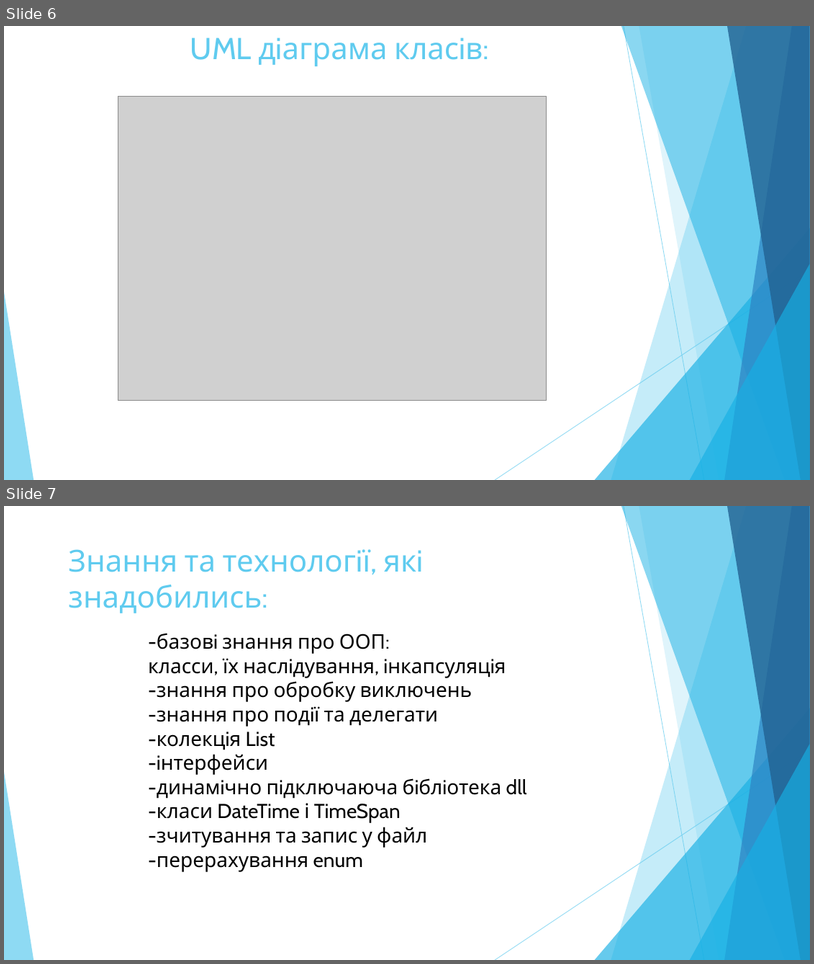
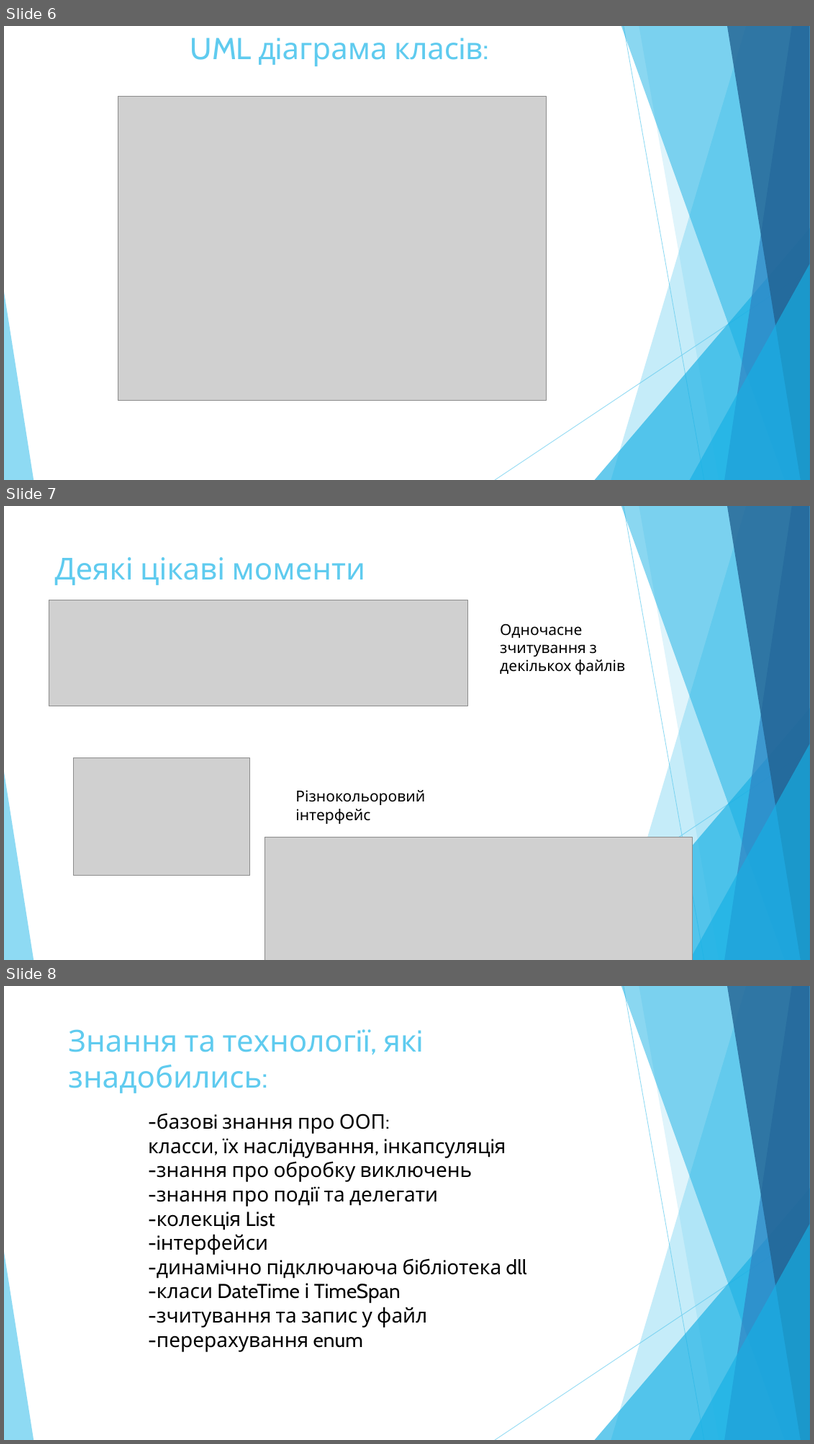
Before and after one commit to Kofey0K/prep1, a slide deck: Course/Course_Minin.pptx. Shown one above the other, each under a label of ours: slides 6 and 7 before the commit, slides 6, 7 and 8 after it. The pictures are 814x964 and 814x1444 pixels, drawn with LibreOffice and Linux fonts; fonts in the diff are those of the drawing; grey boxes stand for pictures. Boxes give left, top, right and bottom in pixels: in the first picture for what was removed or moved away, otherwise in the second. Text is boxed around its words. In the diff, an @@ line names an element or a change of style, - is before the commit and + after.

Commit message:
final

```diff
--- a/Course/Course_Minin.pptx
+++ b/Course/Course_Minin.pptx
@@ slide 7 added at <box>4,506,810,960</box>, background #FFFFFF; not listed: 10 template elements that a slide beside it also shows @@
@@ title added at <box>55,557,366,585</box>, 36 pt, text #5FCBEF @@
+Деякі цікаві моменти
@@ picture added at <box>49,600,468,705</box> @@
@@ text added at <box>500,623,625,674</box>, 18 pt, text #000000 @@
+Одночасне зчитування з
+декількох файлів
@@ picture added at <box>74,758,250,875</box> @@
@@ text added at <box>296,790,425,824</box>, 18 pt, text #000000 @@
+Різнокольоровий інтерфейс
@@ picture added at <box>265,837,693,960</box> @@
@@ what was slide 7 is now slide 8 @@
```
